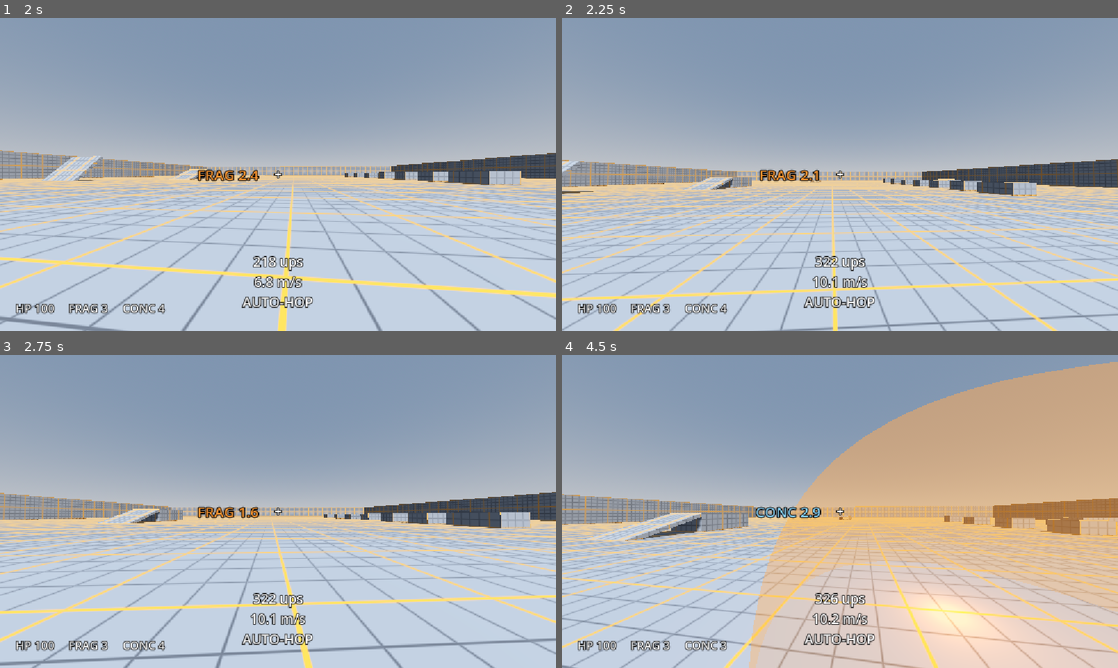
Above: before the commit, frames 1-4 (two rows, left to right).
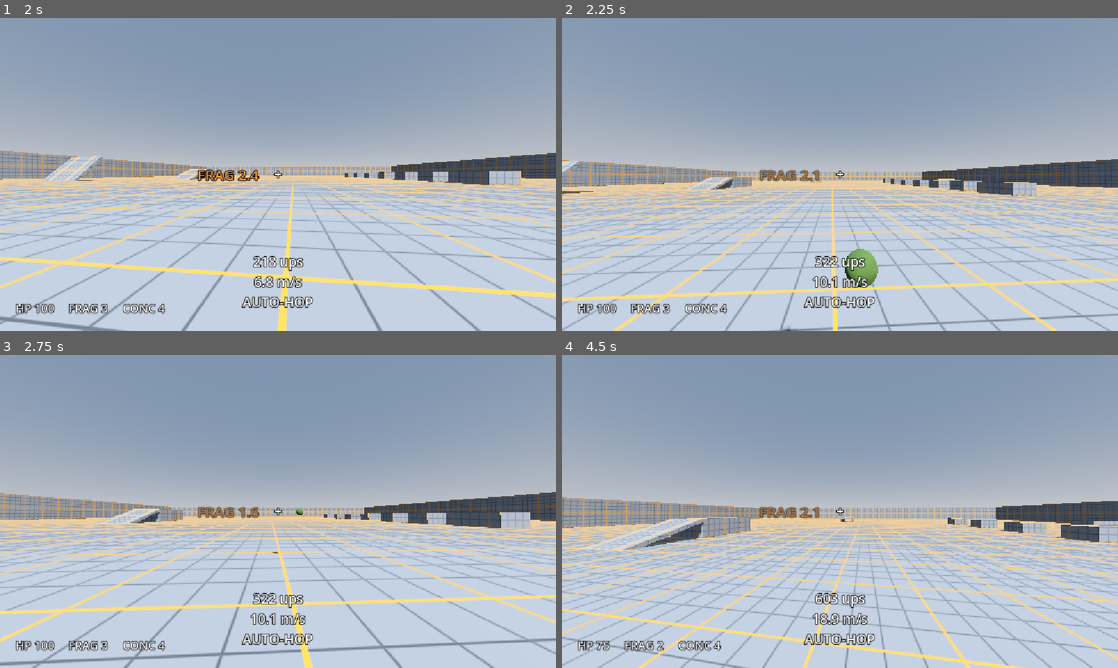
Above: after the commit, the same moments.

Repository: sealscarl/fortress-hop
Game: Godot game, scene res://maps/test_hop.tscn
Two runs of this game, one before a commit and one after it. Both use one fixed random seed, a clock stepped at 60 frames per second and the inputs below. Sound files missing from this copy of the repository are replaced by a short silence.
Inputs (mouse positions are in pixels of both pictures, inside the frame that each line leads up to):
- Up to frame 1 (2 s): tap Enter at 0.5 s; move the mouse to (305, 174) at 0.52 s; hold Space (jump) 0.53-1.28 s; hold E (move_forward) from 0.53 s (still down); move the mouse to (250, 174) at 1.27 s; right-click (250, 174) at 1.35 s; tap Space (jump) at 1.52, 1.55, 1.82 s
- Up to frame 2 (2.25 s): keep holding E (move_forward); move the mouse to (851, 168) at 2.02 s; hold Space (jump) from 2.03 s (still down); tap Q (grenade_2) at 2.1 s
- Up to frame 3 (2.75 s): keep holding E (move_forward); keep holding Space (jump)
- Up to frame 4 (4.5 s): keep holding E (move_forward); move the mouse to (834, 517) at 2.77 s; release Space (jump) at 2.78 s; tap Space (jump) at 2.85, 3.02, 3.32 s; move the mouse to (878, 514) at 3.52 s; hold Space (jump) 3.53-4.28 s; right-click (878, 514) at 3.6 s; move the mouse to (795, 508) at 4.27 s; tap Q (grenade_2) at 4.35 s

Frame 1 is identical in both runs. In frame 2, 0.7% of the frame differs, in the area x 35-57%, y 48-100%; in frame 3, 0.3%; in frame 4, 57%, in the area x 0-100%, y 2-100%.

Commit message:
Tune grenades from first playtest
- Either grenade key throws whatever is primed.
- Grenades no longer roll: rotation locked so they slide to a stop
  (6.5 m after the first bounce instead of 26 m). Bounce unchanged.
- Handheld frag pushes 1000 ups along your current direction of travel
  (upward motion counts, falling doesn't) instead of straight up.
- Conc: horizontal speed capped at 1400 ups after any conc, so chained
  handhelds can't snowball past 3600 ups.
- Handheld conc minimum lift raised from 128 to 320 ups.

Co-Authored-By: Claude Opus 5.5 <noreply@anthropic.com>
Claude-Session: https://claude.ai/code/session_01QDQTtBCgcSKAcv2esYiLup

Diff:
--- a/grenades/grenade.gd
+++ b/grenades/grenade.gd
@@ -25,7 +25,6 @@
 	p_thrower.get_tree().current_scene.add_child(g)
 	g.global_position = pos
 	g.linear_velocity = vel
-	g.angular_velocity = Vector3(randf_range(-7, 7), randf_range(-7, 7), randf_range(-7, 7))
 	return g
 
 
@@ -40,7 +39,9 @@
 	mat.bounce = 0.6
 	mat.friction = 0.6
 	physics_material_override = mat
-	angular_damp = 1.5
+	# No spinning: a spinning sphere rolls for ages. Locked, it slides and
+	# friction stops it quickly, like TFC grenades. Bounce is unchanged.
+	lock_rotation = true
 
 	var shape := CollisionShape3D.new()
 	var sphere := SphereShape3D.new()
--- a/grenades/grenade_thrower.gd
+++ b/grenades/grenade_thrower.gd
@@ -33,6 +33,9 @@
 @export var frag_knockback := 0.25
 ## Your own frags hurt you this much (grenade jumps cost health, not a life).
 @export var self_damage_scale := 0.5
+## Handheld frag push (m/s), aimed along the way you're already moving
+## rather than straight up. 31.25 m/s = 1000 ups.
+@export var hh_frag_push := 31.25
 
 @export_group("Conc (thrown)")
 ## TFC: 280 units.
@@ -47,8 +50,13 @@
 @export var hh_vertical_power := 4.1
 ## Fortress Forever-style assist: a handheld always sends you up at least
 ## this fast, even if you were standing still or falling. TFC: none (0),
-## so a mistimed handheld could slam you into the floor.
-@export var hh_min_up_speed := 4.0
+## so a mistimed handheld could slam you into the floor. 10 m/s = 320 ups.
+@export var hh_min_up_speed := 10.0
+
+@export_group("Conc (both)")
+## Horizontal speed cap after any conc, so chained handhelds can't snowball.
+## 43.75 m/s = 1400 ups (what the speedometer shows). 0 = no cap (TFC).
+@export var conc_max_horizontal_speed := 43.75
 
 signal changed  ## Counts, prime state or timer changed (for the HUD).
 
@@ -88,19 +96,20 @@
 	if timer_left <= 0.0:
 		if held_type != -1:
 			# Held too long: it goes off in your hand.
-			var t := held_type
+			var t: Grenade.Type = held_type
 			held_type = -1
 			detonate(t, player.center(), true)
 		timer_type = -1
 	changed.emit()
 
 
+## Either grenade key throws whatever you're holding; with nothing in hand,
+## the key primes its own grenade type.
 func _press(type: Grenade.Type) -> void:
 	if held_type == -1:
 		_prime(type)
-	elif held_type == type:
+	else:
 		_throw()
-	# Pressing the other grenade key while one is primed does nothing (TFC).
 
 
 func _prime(type: Grenade.Type) -> void:
@@ -153,21 +162,32 @@
 func detonate(type: Grenade.Type, origin: Vector3, handheld: bool) -> void:
 	_spawn_effect(type, origin)
 	if type == Grenade.Type.FRAG:
-		_frag_explode(origin)
+		_frag_explode(origin, handheld)
 	else:
 		_conc_explode(origin, handheld)
 
 
-func _frag_explode(origin: Vector3) -> void:
+func _frag_explode(origin: Vector3, handheld: bool) -> void:
 	for p: Player in get_tree().get_nodes_in_group("player"):
 		var offset := p.center() - origin
 		var dist := offset.length()
 		if dist > frag_radius:
 			continue
 		var points := frag_damage * (1.0 - dist / frag_radius)
-		var dir := offset / dist if dist > 0.05 else Vector3.UP
-		p.launch(p.velocity + dir * points * frag_knockback)
+		if handheld and p == player:
+			p.launch(p.velocity + _handheld_frag_dir(p.velocity) * hh_frag_push)
+		else:
+			var dir := offset / dist if dist > 0.05 else Vector3.UP
+			p.launch(p.velocity + dir * points * frag_knockback)
 		p.take_damage(points * (self_damage_scale if p == player else 1.0))
+
+
+## A frag in your hand pushes you the way you're already going. Upward
+## motion counts (so jump first if you want height); falling doesn't, so it
+## never drives you into the floor. Standing still: straight up.
+func _handheld_frag_dir(v: Vector3) -> Vector3:
+	var dir := Vector3(v.x, maxf(v.y, 0.0), v.z)
+	return dir.normalized() if dir.length() > 0.5 else Vector3.UP
 
 
 func _conc_explode(origin: Vector3, handheld: bool) -> void:
@@ -179,10 +199,20 @@
 		# A conc that went off in someone's hand only moves that person.
 		if handheld and p != player:
 			continue
+		var v: Vector3
 		if (handheld and p == player) or dist < conc_handheld_distance:
-			p.launch(_handheld_velocity(p.velocity))
+			v = _handheld_velocity(p.velocity)
 		else:
-			p.launch(_thrown_conc_velocity(offset))
+			v = _thrown_conc_velocity(offset)
+		p.launch(_cap_horizontal(v, conc_max_horizontal_speed))
+
+
+func _cap_horizontal(v: Vector3, cap: float) -> Vector3:
+	var h := Vector2(v.x, v.z)
+	if cap <= 0.0 or h.length() <= cap:
+		return v
+	h = h.normalized() * cap
+	return Vector3(h.x, v.y, h.y)
 
 
 ## TFC drop/thrown conc. Push grows with distance, peaking near the edge of
Not shown, changed: docs/movement_spec.md
